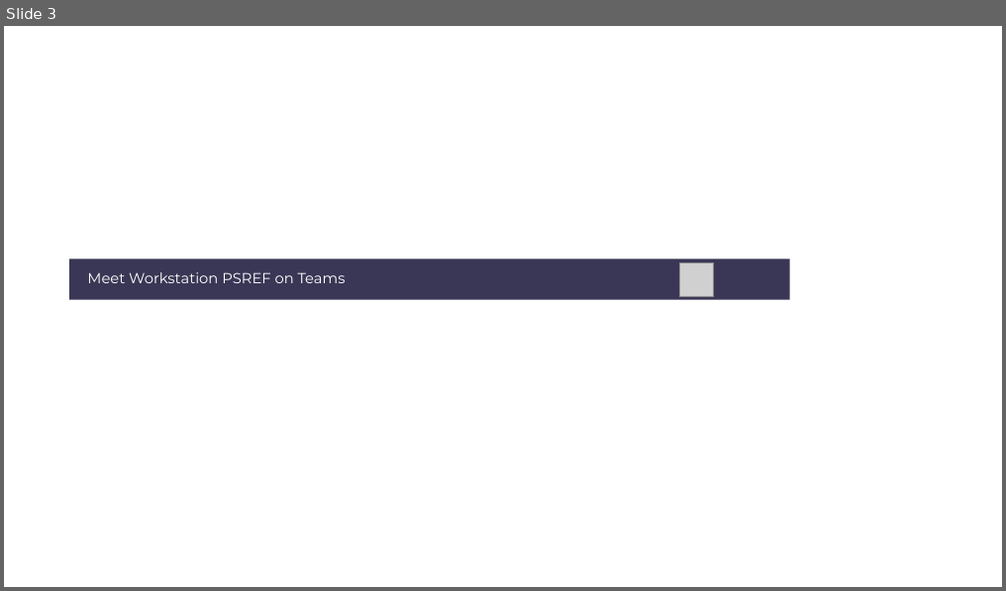
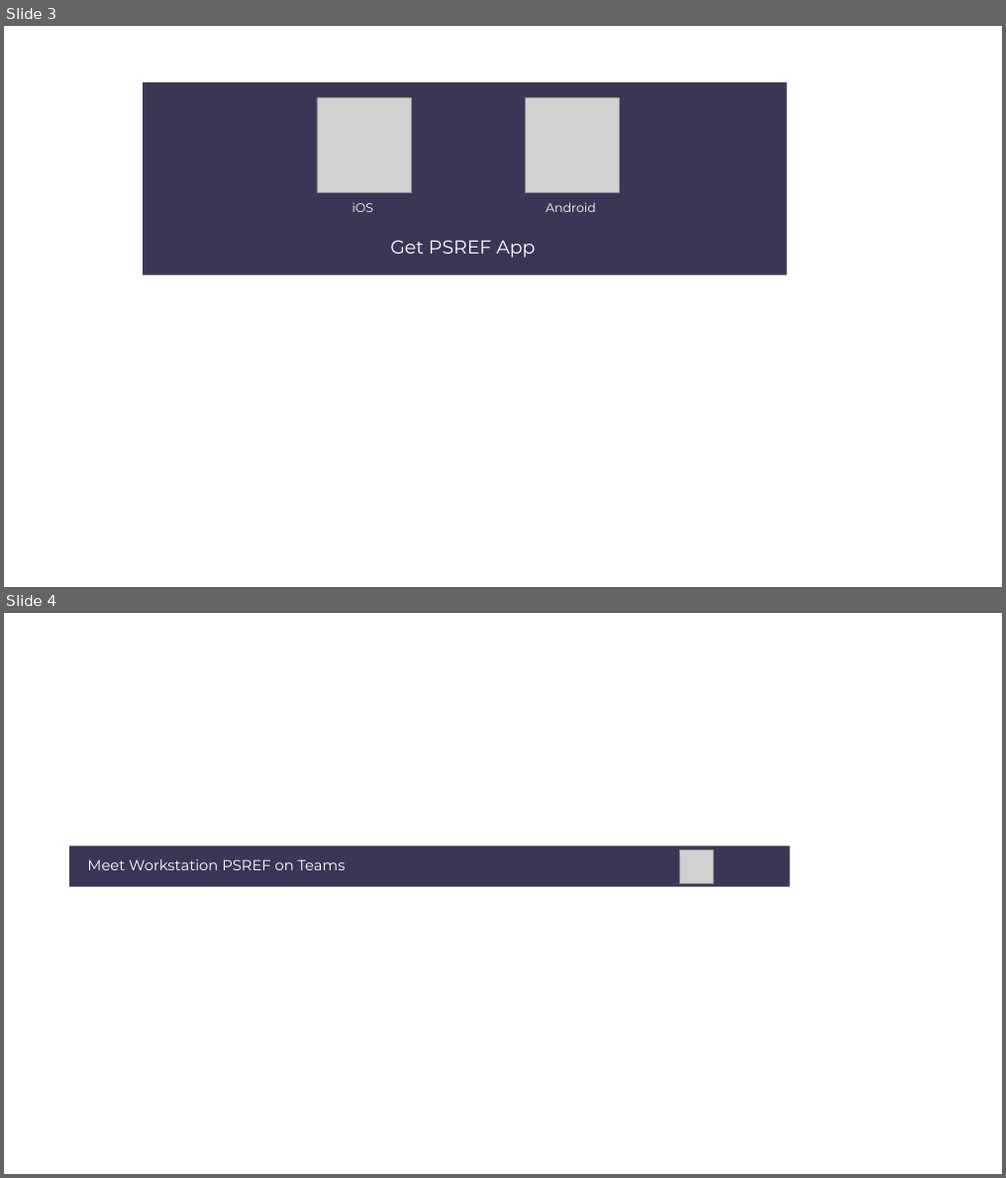
Before and after one commit to hou-yufeng/wspsref_newsletter, a slide deck: wspsref_newsletter.pptx. Shown one above the other, each under a label of ours: slide 3 before the commit, slides 3 and 4 after it. The pictures are 1006x591 and 1006x1178 pixels, drawn with LibreOffice and Linux fonts; fonts in the diff are those of the drawing; grey boxes stand for pictures. Boxes give left, top, right and bottom in pixels: in the first picture for what was removed or moved away, otherwise in the second. Text is boxed around its words. In the diff, an @@ line names an element or a change of style, - is before the commit and + after.

```diff
--- a/wspsref_newsletter.pptx
+++ b/wspsref_newsletter.pptx
@@ slide 3 added at [4, 26, 1002, 587], background #FFFFFF @@
@@ rectangle added at [143, 82, 787, 275], fill #3A3756 @@
@@ picture added at [317, 98, 411, 192] @@
@@ picture added at [525, 98, 620, 192] @@
@@ text added at [352, 203, 374, 212], 12 pt, text #FFFFFF @@
+iOS
@@ text added at [546, 202, 596, 212], 12 pt, text #FFFFFF @@
+Android
@@ text added at [390, 240, 535, 258], 18 pt, text #FFFFFF @@
+Get PSREF App
@@ what was slide 3 is now slide 4 @@
```
Also in this commit, not shown: 2 slides changed, 7 other files.
